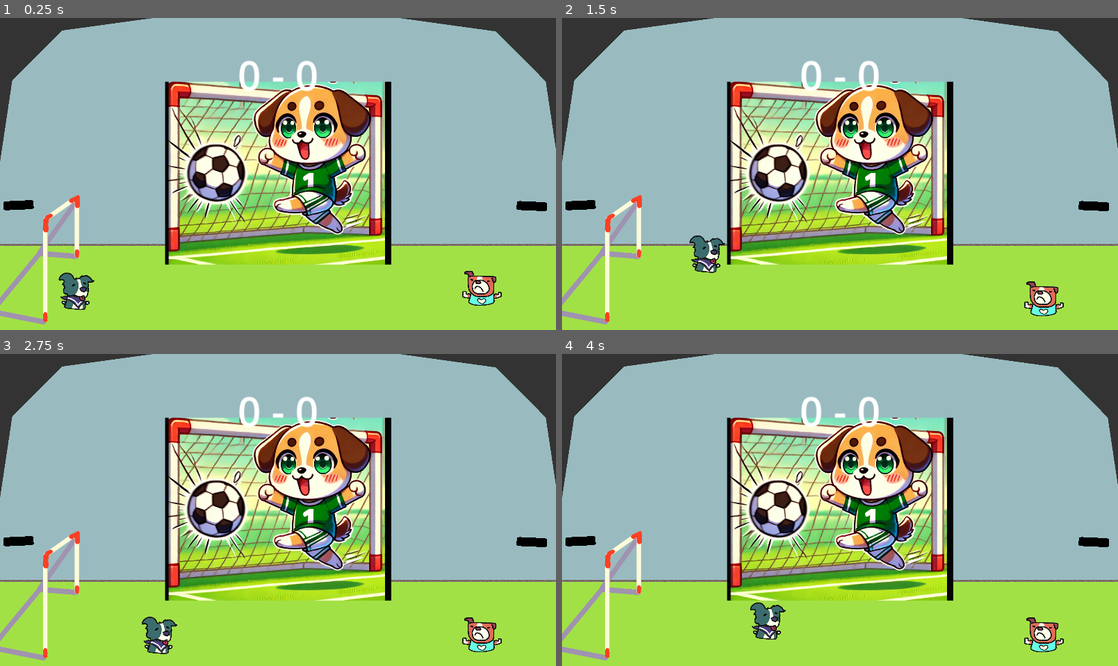
Above: before the commit, frames 1-4 (two rows, left to right).
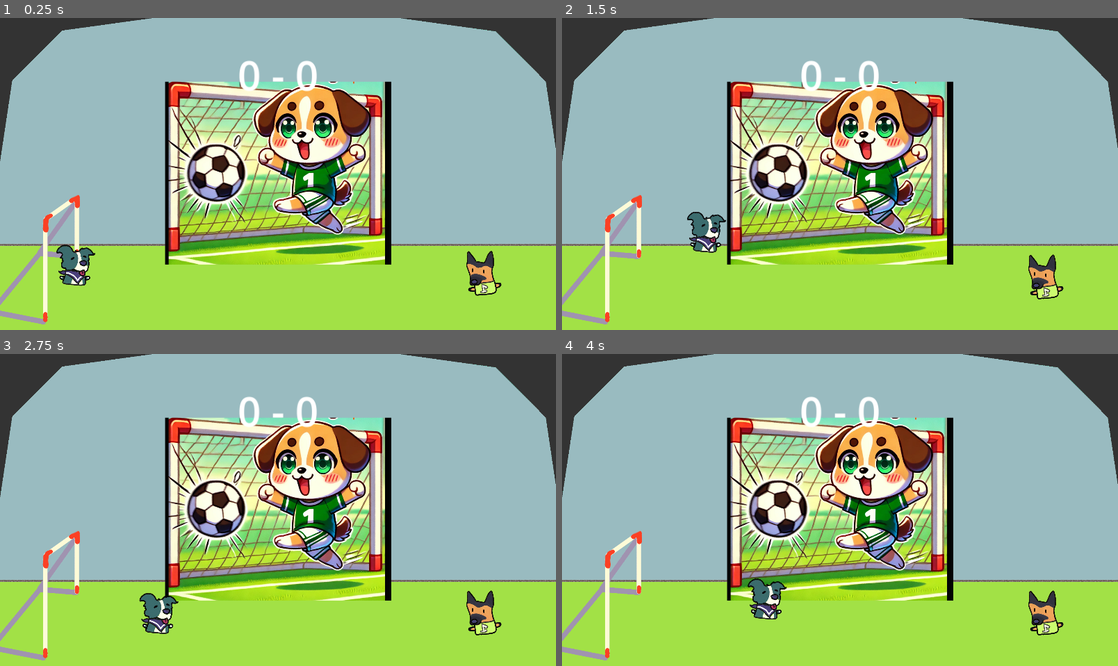
Above: after the commit, the same moments.

Repository: dkleitsas/Hammerball
Game: Godot game, scene res://Scenes/hammerball.tscn
Same seed, same stepped clock (60 frames per second), same inputs: the game is played once before the commit and once after it. The engine's default icon, where the game draws it, is replaced by a stand-in: a white triangle on a blue panel in a dark square.
Inputs:
- Up to frame 1 (0.25 s): no input
- Up to frame 2 (1.5 s): hold Right (move_right_l) 0.53-1.28 s; hold P (kick_l) 0.53-1.28 s; tap Up (jump_l) at 0.77 s; hold Left (move_left_l) from 1.28 s (still down); tap Space (kick_r) at 1.35 s
- Up to frame 3 (2.75 s): tap Up (jump_l) at 1.52 s; release Left (move_left_l) at 2.03 s; hold Right (move_right_l) from 2.03 s (still down); hold P (kick_l) from 2.03 s (still down)
- Up to frame 4 (4 s): release P (kick_l) at 2.78 s; tap Space (kick_r) at 2.85 s; tap Up (jump_l) at 3.02, 3.77 s; release Right (move_right_l) at 3.53 s; hold Left (move_left_l) from 3.53 s (still down); hold P (kick_l) from 3.53 s (still down)

The runs differ from the first frame. In frame 1, 2.1% of the frame differs, in the area x 0-99%, y 58-94%; in frame 2, 2.1%, in the area x 0-99%, y 58-96%; in frame 3, 2.1%; in frame 4, 2.1%.

Commit message:
2d version of game
ok

Diff:
--- a/Scenes/ball.tscn
+++ b/Scenes/ball.tscn
@@ -1,6 +1,7 @@
-[gd_scene load_steps=4 format=3 uid="uid://jvr74kpe6ekr"]
+[gd_scene load_steps=5 format=3 uid="uid://jvr74kpe6ekr"]
 
 [ext_resource type="Script" path="res://Scripts/ball.gd" id="1_sy8a0"]
+[ext_resource type="Texture2D" path="res://Art/ball2.png" id="2_aqsj1"]
 
 [sub_resource type="PhysicsMaterial" id="PhysicsMaterial_mw2iq"]
 friction = 0.05
@@ -21,3 +22,7 @@
 
 [node name="CollisionShape2D" type="CollisionShape2D" parent="."]
 shape = SubResource("CircleShape2D_8v1al")
+
+[node name="Sprite2D" type="Sprite2D" parent="."]
+scale = Vector2(0.6, 0.6)
+texture = ExtResource("2_aqsj1")
--- a/Scenes/hammerball.tscn
+++ b/Scenes/hammerball.tscn
@@ -153,9 +153,10 @@
 
 [node name="Ball" parent="." groups=["Balls"] instance=ExtResource("2_r2lg3")]
 position = Vector2(640, 320)
+linear_damp = 0.2
 
 [node name="PlayerLeft" type="RigidBody2D" parent="."]
-position = Vector2(184, 680)
+position = Vector2(182, 616)
 collision_layer = 4
 collision_mask = 5
 mass = 1.92
@@ -196,7 +197,7 @@
 [node name="AnimatedSprite2D" type="AnimatedSprite2D" parent="PlayerLeft"]
 z_index = 1
 position = Vector2(0, -35)
-scale = Vector2(0.31, 0.31)
+scale = Vector2(0.34, 0.34)
 sprite_frames = SubResource("SpriteFrames_lh1tn")
 frame = 2
 frame_progress = 0.826551
@@ -215,7 +216,7 @@
 shape = SubResource("RectangleShape2D_tl6co")
 
 [node name="PlayerRight" type="RigidBody2D" parent="."]
-position = Vector2(1184, 672)
+position = Vector2(1181, 635)
 collision_layer = 4
 collision_mask = 5
 mass = 1.92
@@ -258,8 +259,10 @@
 [node name="AnimatedSprite2D" type="AnimatedSprite2D" parent="PlayerRight"]
 z_index = 1
 position = Vector2(0, -35)
-scale = Vector2(0.31, 0.31)
+scale = Vector2(0.34, 0.34)
 sprite_frames = SubResource("SpriteFrames_gci60")
+frame = 3
+frame_progress = 0.743055
 flip_h = true
 
 [node name="Bat" type="CharacterBody2D" parent="PlayerRight"]
@@ -302,7 +305,7 @@
 shape = SubResource("RectangleShape2D_rbq0k")
 
 [node name="Floor" type="StaticBody2D" parent="Bounds"]
-position = Vector2(600, 744)
+position = Vector2(600, 690)
 metadata/_edit_group_ = true
 
 [node name="CollisionShape2D" type="CollisionShape2D" parent="Bounds/Floor"]
@@ -336,6 +339,7 @@
 shape = SubResource("RectangleShape2D_hiaq1")
 
 [node name="Sprite2D" type="Sprite2D" parent="GoalLeft/Bar"]
+visible = false
 modulate = Color(0, 0, 0, 1)
 position = Vector2(-2.42277, -83.1657)
 rotation = 1.52367
@@ -365,6 +369,7 @@
 shape = SubResource("RectangleShape2D_hiaq1")
 
 [node name="Sprite2D" type="Sprite2D" parent="GoalRight/Bar"]
+visible = false
 modulate = Color(0, 0, 0, 1)
 position = Vector2(-2.48671, -0.972131)
 rotation = 1.52367
--- a/Scripts/hammerball.gd
+++ b/Scripts/hammerball.gd
@@ -15,7 +15,7 @@
 	if randf() > 0.9988:
 		var power_up_instance = power_ups.instantiate()
 		add_child(power_up_instance)
-		power_up_instance.position = Vector2(randi_range(200, 1150), randi_range(200, 650))
+		power_up_instance.position = Vector2(randi_range(200, 1150), randi_range(200, 400))
 		power_up_instance.type = PowerUpType.values().pick_random()
 
 func _on_goal_left_body_entered(body):
